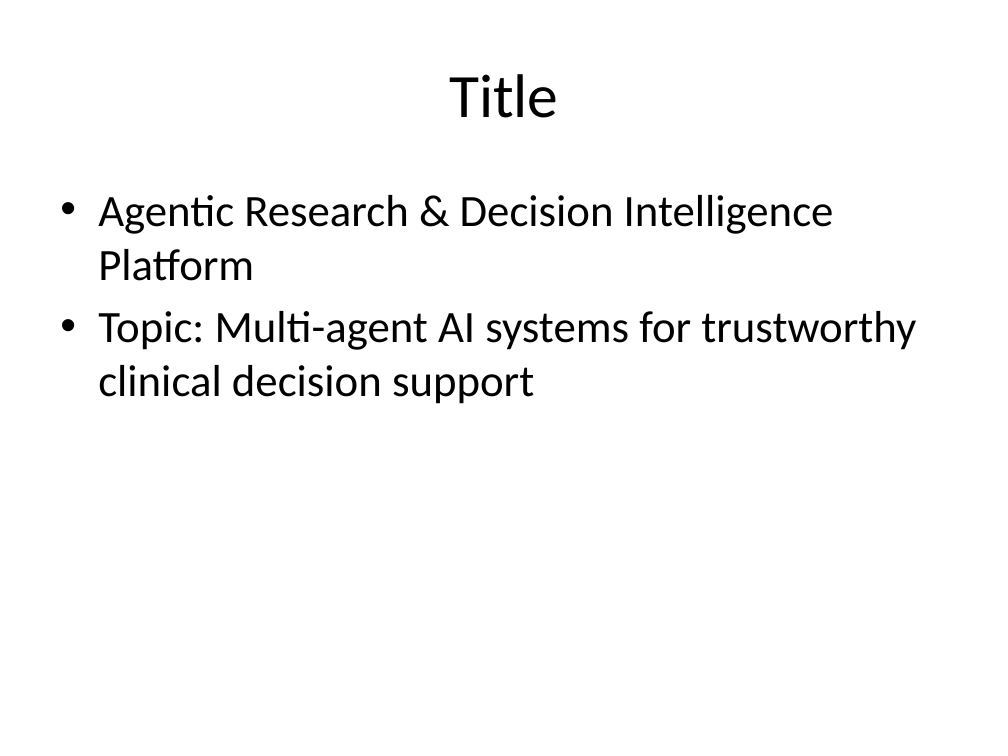
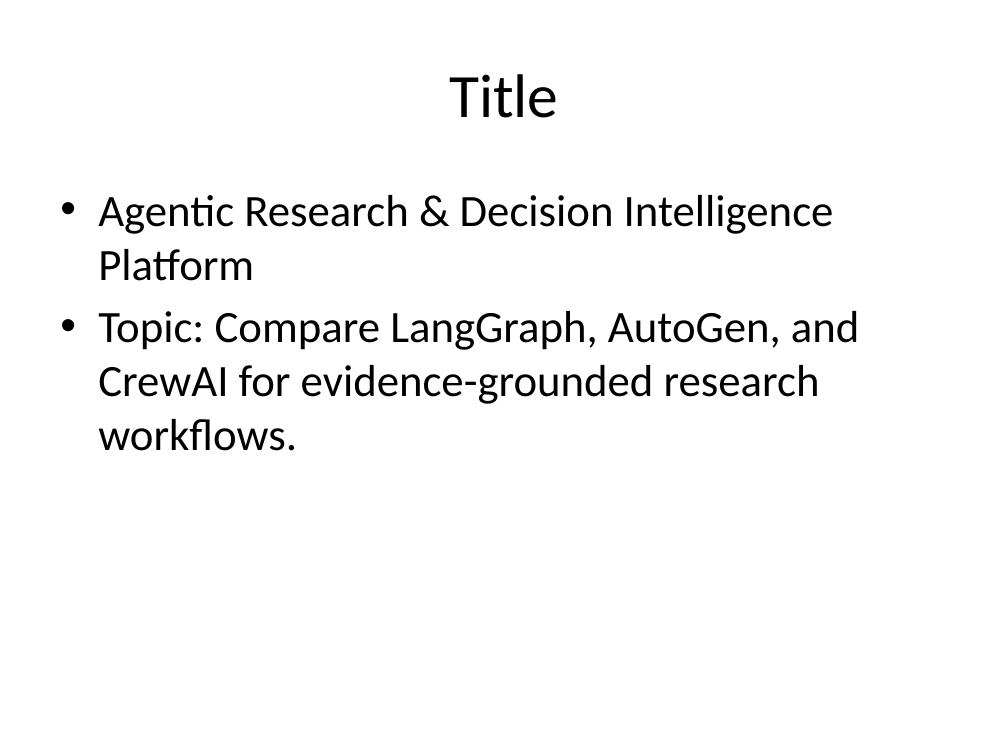
Before and after one commit to MohammadSharafi/agentic-research-decision-platform, a slide deck: slide 1 of presentation/final_presentation.pptx. Drawn at 1008x756 pixels with LibreOffice and Linux fonts; fonts in the diff are those of the drawing. Boxes give left, top, right and bottom in pixels: in the first picture for what was removed or moved away, otherwise in the second. Text is boxed around its words. In the diff, an @@ line names an element or a change of style, - is before the commit and + after.

```diff
--- a/presentation/final_presentation.pptx
+++ b/presentation/final_presentation.pptx
@@ text at [98, 311, 860, 451]: text changed @@
-• Topic: Multi-agent AI systems for trustworthy clinical decision support
+• Topic: Compare LangGraph, AutoGen, and CrewAI for evidence-grounded research workflows.
```
Also in this commit, not shown: 1 other slide changed, 56 other files.
